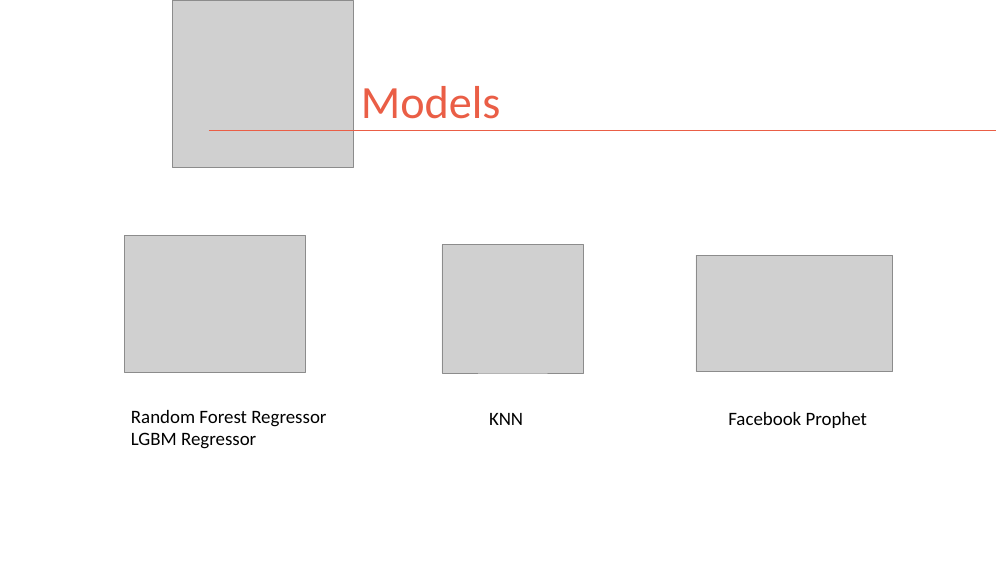
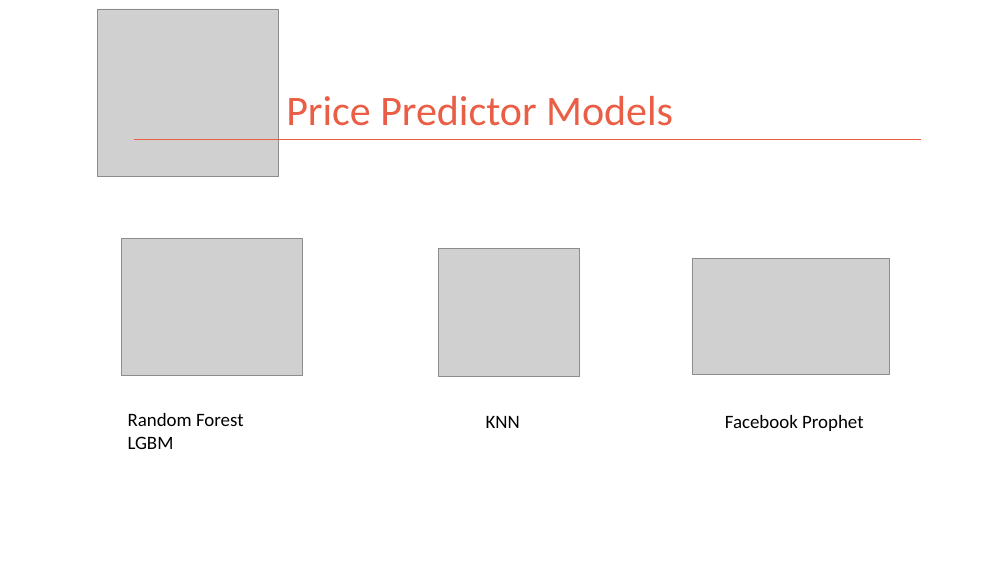
Before and after one commit to kman4/AirbnbPredictions, a slide deck: slide 1 of Airbnb Price Predictions (Model).pptx. Drawn at 1008x567 pixels with LibreOffice and Linux fonts; fonts in the diff are those of the drawing; grey boxes stand for pictures. Boxes give left, top, right and bottom in pixels: in the first picture for what was removed or moved away, otherwise in the second. Text is boxed around its words. In the diff, an @@ line names an element or a change of style, - is before the commit and + after.

Commit message:
added model data transformation to powerpoint

```diff
--- a/Airbnb Price Predictions (Model).pptx
+++ b/Airbnb Price Predictions (Model).pptx
@@ picture: place and size @@
-picture at (172, 0, 353, 167)
+picture at (98, 9, 278, 176)
@@ title at (286, 96, 673, 126): text changed; size 44 to 40 pt @@
-Models
+Price Predictor Models
@@ line moved from (209, 130) - (996, 130) to (135, 139) - (922, 139) @@
@@ text at (128, 413, 244, 449): text changed @@
-Random Forest Regressor
-LGBM Regressor
+Random Forest
+LGBM
@@ 3 pictures, 1 text: place and size @@
-3 pictures, 1 text at (125, 235, 893, 428)
+3 pictures, 1 text at (121, 238, 889, 431)
```
Also in this commit, not shown: 8 slides added.
